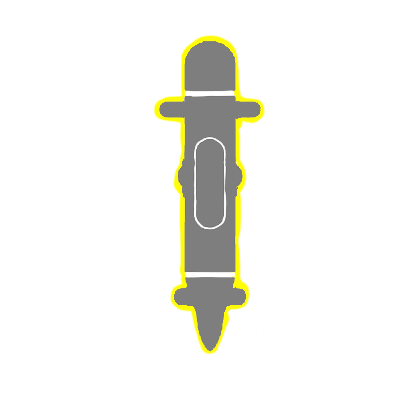
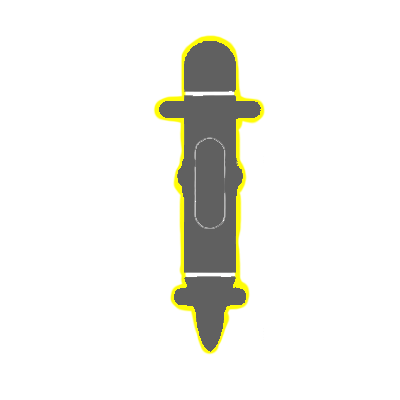
Revision of a layered 400 x 400 image; what changed, layer by layer:
painted on "Layer 1" over [159, 41, 261, 352]
